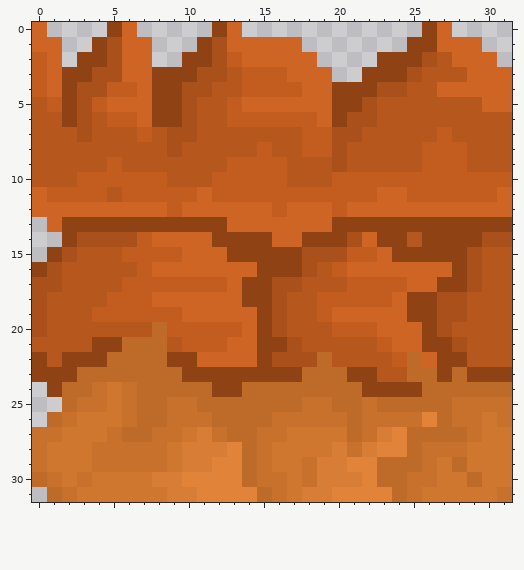
Edited in one commit: pixel-art sprite (Jump the Gun/Assets/Sprites/Underground_Desert/Underground_Desert_Tile_BottomRight.png). The first picture shows the starting point.
The file is 96x96 pixels, drawn in blocks of 3x3; one block is one cell here.
And afterwards:
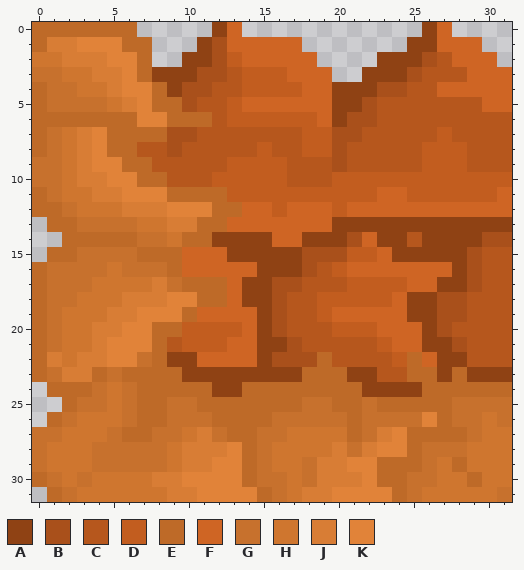
Palette (. is transparent): A #8f4214  B #a9501b  C #b6571d  D #c25d1f  E #be6a28  F #cf6524  G #c7712d  H #cf762f  J #d87d35  K #e18339
The author wrote: Added new bottom left and right tiles
What changed:
Changed rows in their new state; - is an unchanged pixel.
first column x 0:
 0 EEEEEEE-------
 1 EJJKKKEE------
 2 HHJJJKKE------
 3 GGHHJJKE------
 4 EGGHHJKKE-----
 5 EGGGGHJKEE----
 6 EEEEEEEKKEEE--
 7 EGHJKEEEE-----
 8 EGHJKEE-------
 9 GGHJKKEE------
10 GGHJJKKEE-----
11 EGHHJJKKKEEEE-
12 EEGHHHJJJKKKEE
13 -EEGGGGHHJJEE-
14 --EEEEEGGHEE--
15 -EEGGGGEEE----
16 EGGGGHGGGE----
17 EGGGHHHHJGEEE-
18 EGGHHHJJJKKEE-
19 EGHHHJJKKKE---
20 EGHHJJKK-E----
21 EGHHJKKK------
22 EJHJJKKG------
23 EGJJ-G--------
24 -E------------
